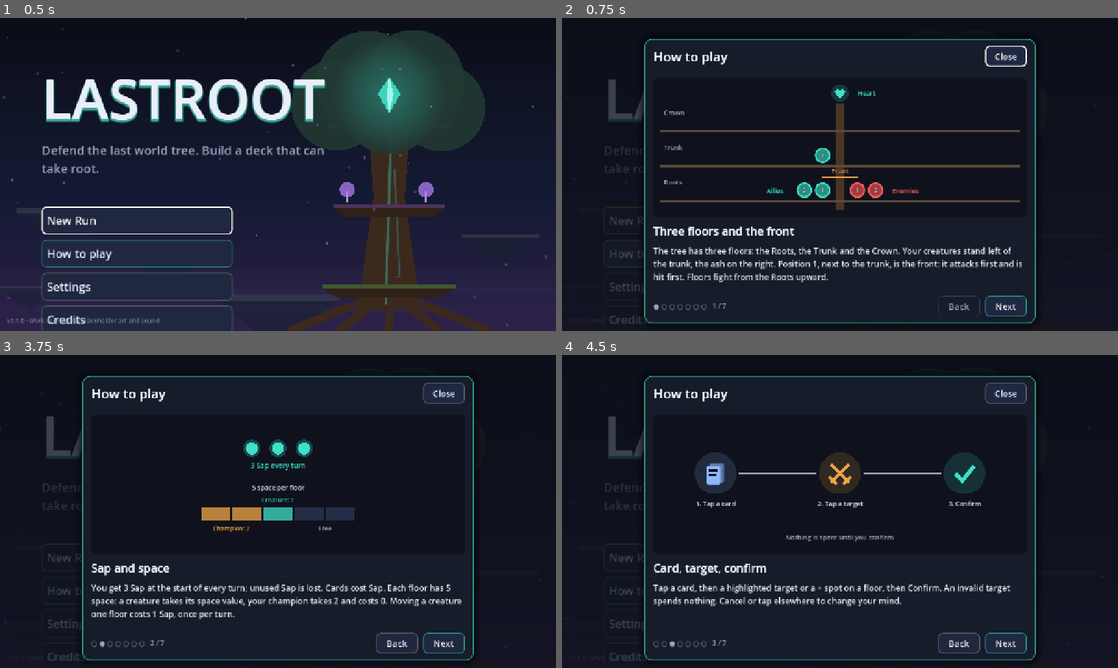
Above: before the commit, frames 1-4 (two rows, left to right).
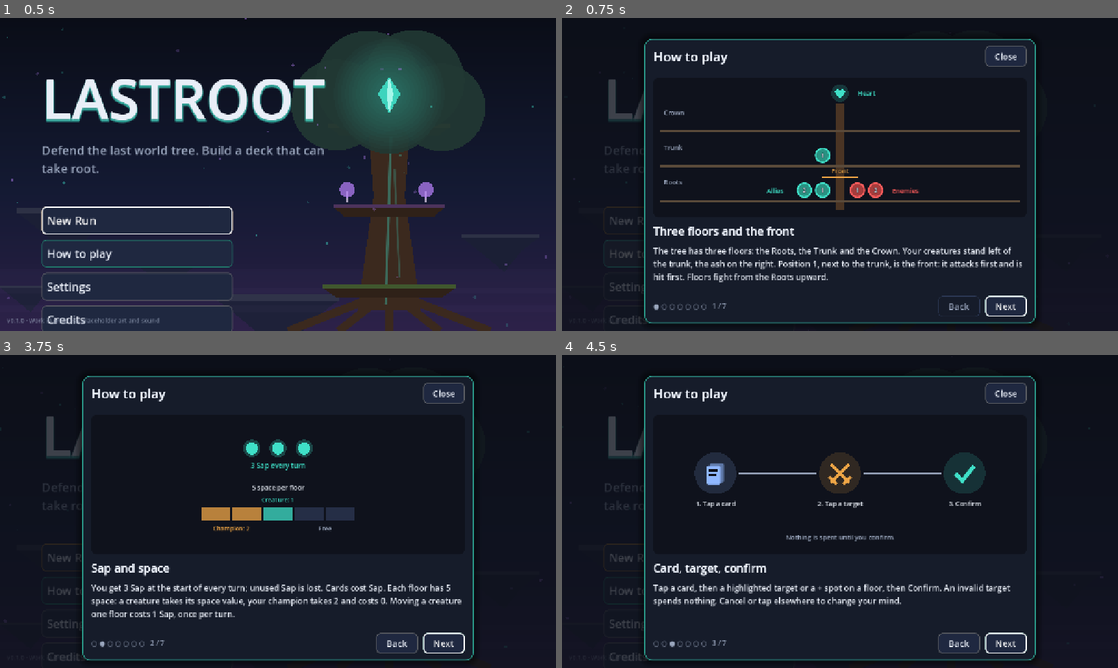
Above: after the commit, the same moments.

Repository: sebastianlistfeirup/Lastroot
Game: Godot game, scene res://scenes/boot/boot.tscn
The game is run twice, just before and just after one commit, with the same random seed, the same clock (stepped at 60 frames per second) and the same inputs.
Inputs:
- Up to frame 1 (0.5 s): no input
- Up to frame 2 (0.75 s): click "How to play" at 0.5 s
- Up to frame 3 (3.75 s): click "Settings" at 1.25 s; click "New Run" at 2 s; click "New Run" at 2.75 s; click "Next" at 3.5 s
- Up to frame 4 (4.5 s): click "Next" at 4.25 s

Frame 1 is identical in both runs. In frame 2, 0.2% of the frame differs, in the area x 76-84%, y 8-96%; in frame 3, 0.1%; in frame 4, 0.1%.

Commit message:
LR-28 groundwork: keyboard/pad navigation and focus rings on meta screens, pad A/B/Start ui events, glyph markers for colour-only states, accessibility doc, keyboard smoke checks
Co-Authored-By: Claude Opus 5.5 <noreply@anthropic.com>
Claude-Session: https://claude.ai/code/session_014NxcUrdW69Hpwat6boxt2N

Diff:
--- a/localization/translations.csv
+++ b/localization/translations.csv
@@ -113,6 +113,7 @@
 Next,Næste
 Not taken,Ikke valgt
 Now,Nu
+Selected,Valgt
 Won,Vundet
 You,Dig
 Battle %d/6,Kamp %d/6
--- a/scenes/tests/meta_smoke.gd
+++ b/scenes/tests/meta_smoke.gd
@@ -30,6 +30,7 @@
 	await _pause_cases()
 	await _resume_cases()
 	await _howto_cases()
+	await _keyboard_cases()
 	_restore_save()
 	var ms: int = Time.get_ticks_msec() - t0
 	for f in failures:
@@ -589,3 +590,132 @@
 	await press(p, "PauseHowToButton")
 	ok((p.find_child("HowToPlayPanel", true, false) as Control).visible, "How to play from the pause menu")
 	await unmount(s)
+
+
+# ------------------------------------------------- LR-28 keyboard / pad
+
+## Sends a ui_* action (press + release, as a key or pad button would) into
+## the screen's own viewport, like a real keyboard or controller.
+func key(screen: Node, action: String) -> void:
+	var vp: Viewport = screen.get_viewport()
+	for pressed: bool in [true, false]:
+		var ev := InputEventAction.new()
+		ev.action = action
+		ev.pressed = pressed
+		vp.push_input(ev)
+		await _frames(1)
+	step("key " + action)
+	await _frames(1)
+
+
+func focus_name(screen: Node) -> String:
+	var f: Control = screen.get_viewport().gui_get_focus_owner()
+	return str(f.name) if f else ""
+
+
+func _keyboard_cases() -> void:
+	_case = "pad_events"
+	var accept_pad := false
+	for e: InputEvent in InputMap.action_get_events("ui_accept"):
+		if e is InputEventJoypadButton and (e as InputEventJoypadButton).button_index == JOY_BUTTON_A:
+			accept_pad = true
+	ok(accept_pad, "pad A is mapped to ui_accept")
+	var cancel_pad := false
+	for e: InputEvent in InputMap.action_get_events("ui_cancel"):
+		if e is InputEventJoypadButton and (e as InputEventJoypadButton).button_index == JOY_BUTTON_B:
+			cancel_pad = true
+	ok(cancel_pad, "pad B is mapped to ui_cancel")
+
+	_case = "keyboard_menu"
+	SaveService.delete_run()
+	var m: Control = await mount(MENU, {})
+	await _frames(2)
+	ok(focus_name(m) == "NewRunButton", "initial focus on New Run (got %s)" % focus_name(m))
+	await key(m, "ui_down")
+	ok(focus_name(m) == "HowToButton", "ui_down moves to the next menu button (got %s)" % focus_name(m))
+	await key(m, "ui_accept")
+	var h: HowToPlayPanel = m.find_child("HowToPlayPanel", true, false) as HowToPlayPanel
+	ok(h.visible and focus_name(m) == "NextPage", "How to play opens with focus on Next")
+	await key(m, "ui_right")
+	ok(h.page == 1, "ui_right flips the page")
+	await key(m, "ui_cancel")
+	ok(not h.visible, "ui_cancel closes How to play")
+	await _frames(1)
+	(m.find_child("NewRunButton", true, false) as Control).grab_focus()
+	await key(m, "ui_accept")
+	ok((m as MainMenu).view == "faction", "ui_accept on New Run opens champion select")
+	await _frames(2)
+	ok(focus_name(m) == "Choose_BARK", "champion select focuses the first champion (got %s)" % focus_name(m))
+	await key(m, "ui_cancel")
+	ok((m as MainMenu).view == "title", "ui_cancel goes back to the title")
+	(m.find_child("NewRunButton", true, false) as Control).grab_focus()
+	await key(m, "ui_accept")
+	await _frames(2)
+	await key(m, "ui_right")
+	var chosen: String = focus_name(m)
+	ok(chosen == "Choose_SPORE", "ui_right moves to the other champion (got %s)" % chosen)
+	await key(m, "ui_accept")
+	ok(GameSession.phase() == "battle" and GameSession.run.get("main_faction", "") == chosen.trim_prefix("Choose_"), "ui_accept starts the run with the focused champion")
+	await unmount(m)
+
+	_case = "keyboard_reward"
+	var s: Control = await mount(RUN, MetaFixtures.reward_slot("card"))
+	await _frames(2)
+	var slot: Dictionary = RunReducer.current_slot(GameSession.run)
+	ok(focus_name(s) == "Offer_" + str(slot["offer"][0]), "initial focus on the first offer (got %s)" % focus_name(s))
+	await key(s, "ui_right")
+	var picked: String = focus_name(s).trim_prefix("Offer_")
+	ok(picked == str(slot["offer"][1]), "ui_right moves to the next card (got %s)" % picked)
+	await key(s, "ui_accept")
+	await _frames(2)
+	ok((s as RunScreen).sel_offer == picked, "ui_accept selects the focused card")
+	ok(focus_name(s) == "ConfirmButton", "focus jumps to the enabled confirm button (got %s)" % focus_name(s))
+	var deck_n: int = (GameSession.run["deck"] as Array).size()
+	await key(s, "ui_accept")
+	await _frames(2)
+	ok((GameSession.run["deck"] as Array).size() == deck_n + 1 and str(GameSession.run["deck"][-1]["def_id"]) == picked, "ui_accept claims the card")
+	ok(RunReducer.current_slot(GameSession.run).get("type", "") == "mutation", "next slot shown")
+	ok(focus_name(s).begins_with("Offer_"), "focus lands on the new offers (got %s)" % focus_name(s))
+	await key(s, "ui_cancel")
+	var p: PauseMenu = _pause_of(s)
+	ok(p.is_open, "ui_cancel opens the pause menu on the run screen")
+	await _frames(2)
+	ok(focus_name(s) == "ResumeButton", "pause focuses Resume (got %s)" % focus_name(s))
+	await key(s, "ui_cancel")
+	ok(not p.is_open, "ui_cancel closes the pause menu")
+	await unmount(s)
+
+	_case = "keyboard_route"
+	s = await mount(RUN, MetaFixtures.route(1))
+	await _frames(2)
+	ok(focus_name(s).begins_with("Go_"), "route focuses a Travel button (got %s)" % focus_name(s))
+	var go: String = focus_name(s).trim_prefix("Go_")
+	await key(s, "ui_accept")
+	ok(GameSession.phase() == "node" and GameSession.run["node"]["id"] == go, "ui_accept travels to the focused node")
+	await unmount(s)
+
+	_case = "keyboard_overlays"
+	s = await mount(RUN, MetaFixtures.route(4))
+	await press(s, "DeckButton")
+	var dv: DeckViewer = s.find_child("DeckViewer", true, false) as DeckViewer
+	await _frames(2)
+	ok(dv.visible and dv.close_button.has_focus(), "deck viewer focuses Close")
+	await key(s, "ui_cancel")
+	ok(not dv.visible, "ui_cancel closes the deck viewer")
+	await unmount(s)
+	var r: Control = await mount(RESULT, MetaFixtures.won())
+	await _frames(2)
+	ok(focus_name(r) == "NewRunButton", "result focuses New run (got %s)" % focus_name(r))
+	await key(r, "ui_right")
+	ok(focus_name(r) == "MainMenuButton", "ui_right reaches Main menu")
+	await key(r, "ui_accept")
+	ok((r as ResultScreen).pending_scene == "menu", "ui_accept on Main menu")
+	await unmount(r)
+	var m2: Control = await mount(MENU, {})
+	(m2.find_child("SettingsButton", true, false) as Control).grab_focus()
+	await key(m2, "ui_accept")
+	var sp: SettingsPanel = m2.find_child("SettingsPanel", true, false) as SettingsPanel
+	ok(sp.visible, "settings opens from the keyboard")
+	await key(m2, "ui_cancel")
+	ok(not sp.visible, "ui_cancel closes settings")
+	await unmount(m2)
--- a/scripts/autoload/settings_service.gd
+++ b/scripts/autoload/settings_service.gd
@@ -27,6 +27,26 @@
 	process_mode = Node.PROCESS_MODE_ALWAYS
 	load_settings()
 	apply()
+	add_pad_ui_events()
+
+
+## Godot 4.5's default ui_accept / ui_cancel have no joypad buttons (the
+## d-pad and left stick are already on ui_up/down/left/right). Adds Xbox-style
+## A = accept, B and Start = cancel/back at runtime; project.godot stays as is.
+static func add_pad_ui_events() -> void:
+	var want := {"ui_accept": [JOY_BUTTON_A], "ui_cancel": [JOY_BUTTON_B, JOY_BUTTON_START]}
+	for action: String in want.keys():
+		if not InputMap.has_action(action):
+			continue
+		for btn: int in want[action]:
+			var has := false
+			for e: InputEvent in InputMap.action_get_events(action):
+				if e is InputEventJoypadButton and (e as InputEventJoypadButton).button_index == btn:
+					has = true
+			if not has:
+				var ev := InputEventJoypadButton.new()
+				ev.button_index = btn as JoyButton
+				InputMap.action_add_event(action, ev)
 
 
 ## Pushes the values into the engine-side singletons (Loc, UiKit, audio buses).
--- a/scripts/ui/flow/choice_tile.gd
+++ b/scripts/ui/flow/choice_tile.gd
@@ -10,6 +10,22 @@
 var selected: bool = false: set = set_selected
 var enabled: bool = true: set = set_enabled
 var box: VBoxContainer
+var _mark: ChoiceMark
+
+
+## Draws the "selected" check badge in the corner (glyph, not just colour).
+class ChoiceMark extends Control:
+	var tile: ChoiceTile
+
+	func _init() -> void:
+		mouse_filter = Control.MOUSE_FILTER_IGNORE
+
+	func _draw() -> void:
+		if tile == null or not tile.selected:
+			return
+		var c := Vector2(size.x - 6, 6)
+		draw_circle(c, 13.0, UiKit.LIFE)
+		MetaIcon.draw_icon(self, "check", c - Vector2(9, 9), 18.0, UiKit.BG)
 
 
 func _init() -> void:
@@ -19,6 +35,11 @@
 	box = UiKit.vbox(8)
 	box.mouse_filter = Control.MOUSE_FILTER_IGNORE
 	add_child(box)
+	_mark = ChoiceMark.new()
+	_mark.tile = self
+	add_child(_mark)
+	focus_entered.connect(_style)
+	focus_exited.connect(_style)
 	_style()
 
 
@@ -88,8 +109,17 @@
 	sb.content_margin_right = 16
 	sb.content_margin_top = 14
 	sb.content_margin_bottom = 14
+	if has_focus():
+		sb.expand_margin_left = 4
+		sb.expand_margin_right = 4
+		sb.expand_margin_top = 4
+		sb.expand_margin_bottom = 4
+		sb.shadow_color = Color(1, 1, 1, 0.9)
+		sb.shadow_size = 3
 	add_theme_stylebox_override("panel", sb)
 	modulate = Color.WHITE if enabled else Color(0.7, 0.7, 0.75, 1)
+	if _mark:
+		_mark.queue_redraw()
 
 
 func _gui_input(event: InputEvent) -> void:
@@ -99,7 +129,7 @@
 		press = mb.pressed and mb.button_index == MOUSE_BUTTON_LEFT
 	elif event is InputEventScreenTouch and not ProjectSettings.get_setting("input_devices/pointing/emulate_mouse_from_touch", true):
 		press = (event as InputEventScreenTouch).pressed  # otherwise the emulated mouse press handles it
-	elif event.is_action_pressed("ui_accept"):
+	elif event.is_action_pressed("ui_accept") and has_focus():
 		press = true
 	if press:
 		accept_event()
--- a/scripts/ui/flow/route_map.gd
+++ b/scripts/ui/flow/route_map.gd
@@ -217,6 +217,8 @@
 
 
 func _sublabel(n: Dictionary) -> String:
+	if n["id"] == selected:
+		return "✓ " + Loc.t("Selected")
 	match str(n["state"]):
 		"won": return Loc.t("Won")
 		"next": return Loc.t("Next")
--- a/scripts/ui/flow/run_header.gd
+++ b/scripts/ui/flow/run_header.gd
@@ -25,7 +25,9 @@
 	var heart: int = int(run.get("heart", 0))
 	var heart_max: int = int(run.get("heart_max", 0))
 	var heart_col: Color = UiKit.LIFE if heart * 3 > heart_max else UiKit.DANGER
-	row.add_child(_item("HeartChip", "heart", "%d/%d" % [heart, heart_max], heart_col, Loc.t("Heart"),
+	# Low Heart: a warning mark in the text, not only the red colour.
+	var heart_txt: String = ("! %d/%d" if heart * 3 <= heart_max else "%d/%d") % [heart, heart_max]
+	row.add_child(_item("HeartChip", "heart", heart_txt, heart_col, Loc.t("Heart"),
 		Loc.t("The world tree's Heart. Enemies that climb past the Crown damage it. At 0 the run is lost.") + "\n" +
 		Loc.t("Current %d of %d.") % [heart, heart_max]))
 	row.add_child(_item("ResinChip", "resin", str(int(run.get("resin", 0))), UiKit.AMBER, Loc.t("Resin"),
--- a/scripts/ui/flow/run_screen.gd
+++ b/scripts/ui/flow/run_screen.gd
@@ -34,6 +34,7 @@
 var _offer_views: Array = []
 var _confirm: Button
 var _last_size: Vector2 = Vector2.ZERO
+var _focus_confirm: bool = false
 
 
 func _ready() -> void:
@@ -129,12 +130,17 @@
 	_last_size = vp
 	portrait = UiKit.is_portrait(vp)
 	var key: String = _selection_owner()
+	var same_screen: bool = key == _sel_owner
 	if key != _sel_owner:
 		sel_offer = ""
 		sel_instance = -1
 		sel_node = ""
 		_sel_owner = key
 	var keep_scroll: int = _scroll.scroll_vertical
+	var focus_name: String = ""
+	var fo: Control = get_viewport().gui_get_focus_owner()
+	if fo != null and _body.is_ancestor_of(fo) and same_screen:
+		focus_name = fo.name
 	_header.build(run, portrait)
 	var side: int = maxi(0, int((vp.x - 1560.0) * 0.5)) if not portrait else 0
 	_pad.add_theme_constant_override("margin_left", side)
@@ -153,6 +159,54 @@
 	_backdrop.tree_x = 0.86
 	_backdrop.show_tree = not portrait
 	_set_scroll.call_deferred(keep_scroll)
+	if _focus_confirm and _confirm != null and not _confirm.disabled:
+		focus_name = "ConfirmButton"
+	_focus_confirm = false
+	_restore_focus.call_deferred(focus_name)
+
+
+## Keyboard / pad: keep focus on the same control across re-renders, or put
+## it on the most useful control of the new screen.
+func _restore_focus(focus_name: String) -> void:
+	if not is_inside_tree() or _pause.is_open or _deck.visible:
+		return
+	var target: Control = null
+	if focus_name != "":
+		target = _body.find_child(focus_name, true, false) as Control
+	if target == null or not target.is_visible_in_tree() or (target is BaseButton and (target as BaseButton).disabled):
+		target = default_focus()
+	if target != null:
+		target.grab_focus()
+
+
+func default_focus() -> Control:
+	var order: Array = []
+	if _confirm != null and not _confirm.disabled:
+		order.append(_confirm)
+	for n in ["Upgrade_attack_2", "RemoveButton"]:
+		order.append(_body.find_child(n, true, false))
+	if sel_node != "":
+		order.append(_body.find_child("Go_" + sel_node, true, false))
+	var offers: Node = _body.find_child("Offers", true, false)
+	if offers and offers.get_child_count() > 0:
+		order.append(offers.get_child(0))
+	var opts: Node = _body.find_child("RouteOptions", true, false)
+	if opts and opts.get_child_count() > 0:
+		order.append(opts.get_child(0).find_child("Go_*", true, false))
+	if sel_instance >= 0:
+		var panel: Node = _body.find_child("UpgradePanel", true, false)
+		if panel:
+			order.append(panel.find_child("Upgrade_*", true, false))
+	var grid: Node = _body.find_child("DeckGrid", true, false)
+	if grid and grid.get_child_count() > 0:
+		order.append(grid.get_child(0))
+	order.append(_body.find_child("LeaveButton", true, false))
+	for c: Variant in order:
+		if c is Control and (c as Control).focus_mode != Control.FOCUS_NONE and (c as Control).is_visible_in_tree():
+			if c is BaseButton and (c as BaseButton).disabled:
+				continue
+			return c
+	return null
 
 
 func _set_scroll(v: int) -> void:
@@ -257,6 +311,9 @@
 func select_offer(id: String) -> void:
 	AudioService.play("card_hover")
 	sel_offer = id
+	# Keyboard / pad: after choosing, the next step (confirm) gets focus.
+	var fo: Control = get_viewport().gui_get_focus_owner()
+	_focus_confirm = fo != null and _body.is_ancestor_of(fo)
 	render()
 
 
@@ -323,7 +380,6 @@
 		before.name = "Before"
 		var after := CardView.new().setup(champ_id, "", pid, to_rank)
 		after.name = "After"
-		after.selected = true
 		cards.add_child(_labelled(before, Loc.t("Now")))
 		cards.add_child(_arrow())
 		cards.add_child(_labelled(after, Loc.t("After")))
@@ -468,7 +524,7 @@
 	t.add_text(RunText.node_gives(type), 18, UiKit.TEXT)
 	var warn: String = RunText.node_warning(type, run)
 	if warn != "":
-		t.add_text(warn, 16, UiKit.AMBER)
+		t.add_text("⚠ " + warn, 16, UiKit.AMBER)
 	t.selected = sel_node == opt["id"]
 	var oid: String = opt["id"]
 	t.pressed.connect(func() -> void:
@@ -589,7 +645,6 @@
 	cards.add_child(_labelled(CardView.new().setup(inst["def_id"], "", "", 0, int(inst["instance_id"])), Loc.t("Now")))
 	cards.add_child(_arrow())
 	var after := CardView.new().setup(inst["def_id"], str(u["id"]), "", 0, int(inst["instance_id"]))
-	after.selected = true
 	cards.add_child(_labelled(after, Loc.t("After")))
 	v.add_child(cards)
 	var b := UiKit.button(Loc.t("Upgrade: %s for %d Resin") % [CardView._upgrade_label(def, u["id"]), price], UiKit.AMBER, 20)
@@ -601,7 +656,7 @@
 	b.pressed.connect(func() -> void: send({"type": "camp_upgrade", "card": iid, "upgrade": uid}))
 	v.add_child(b)
 	if resin < price:
-		v.add_child(UiKit.label(Loc.t("Not enough Resin: you need %d more.") % (price - resin), 16, UiKit.DANGER))
+		v.add_child(UiKit.label("✕ " + Loc.t("Not enough Resin: you need %d more.") % (price - resin), 16, UiKit.DANGER))
 	return p
 
 
@@ -638,7 +693,7 @@
 		b.pressed.connect(func() -> void: send({"type": "remove_card", "card": iid}))
 		v.add_child(b)
 		if block != "":
-			v.add_child(UiKit.label(block, 16, UiKit.DANGER))
+			v.add_child(UiKit.label("✕ " + block, 16, UiKit.DANGER))
 		h.add_child(v)
 		panel.add_child(h)
 	if block != "" and sel.is_empty():
@@ -675,7 +730,7 @@
 	t2.add_title("heart", Loc.t("Heal the Heart 8"))
 	t2.add_text(Loc.t("Heart %d/%d → %d/%d") % [heart, hmax, mini(hmax, heart + 8), hmax], 20, UiKit.TEXT)
 	if heart >= hmax:
-		t2.add_text(Loc.t("The Heart is already full: healing would do nothing."), 16, UiKit.AMBER)
+		t2.add_text("⚠ " + Loc.t("The Heart is already full: healing would do nothing."), 16, UiKit.AMBER)
 	var b2 := UiKit.button(Loc.t("Heal the Heart"), UiKit.LIFE, 20)
 	b2.name = "Encounter_heal"
 	b2.custom_minimum_size = Vector2(0, 56)
--- a/scripts/ui/menu/how_to_play_panel.gd
+++ b/scripts/ui/menu/how_to_play_panel.gd
@@ -84,6 +84,27 @@
 	AudioService.play("ui_click")
 	page = clampi(i, 0, pages().size() - 1)
 	rebuild()
+	var f: Control = initial_focus()
+	if f:
+		f.grab_focus.call_deferred()
+
+
+func initial_focus() -> Control:
+	var n: Button = footer.find_child("NextPage", true, false) as Button if footer else null
+	return n if n else close_button
+
+
+## Left / right flip pages too.
+func _unhandled_input(event: InputEvent) -> void:
+	if visible and event.is_action_pressed("ui_right") and page < page_count() - 1 and not (get_viewport().gui_get_focus_owner() is Slider):
+		get_viewport().set_input_as_handled()
+		goto_page(page + 1)
+		return
+	if visible and event.is_action_pressed("ui_left") and page > 0:
+		get_viewport().set_input_as_handled()
+		goto_page(page - 1)
+		return
+	super(event)
 
 
 func page_count() -> int:
--- a/scripts/ui/menu/main_menu.gd
+++ b/scripts/ui/menu/main_menu.gd
@@ -239,6 +239,8 @@
 
 
 func _unhandled_input(event: InputEvent) -> void:
+	if _settings.visible or _credits.visible or _howto.visible or _dialog.visible:
+		return
 	if view == "faction" and event.is_action_pressed("ui_cancel"):
 		get_viewport().set_input_as_handled()
 		AudioService.play("ui_cancel")
@@ -274,7 +276,8 @@
 	scroll.add_child(holder)
 	for f: String in ["BARK", "SPORE"]:
 		holder.add_child(_faction_panel(f, portrait))
-	back.grab_focus.call_deferred()
+	var first: Button = holder.find_child("Choose_BARK", true, false) as Button
+	(first if first else back).grab_focus.call_deferred()
 
 
 func _faction_panel(faction: String, portrait: bool) -> Control:
--- a/scripts/ui/menu/message_dialog.gd
+++ b/scripts/ui/menu/message_dialog.gd
@@ -32,6 +32,12 @@
 		footer.add_child(b)
 
 
+func initial_focus() -> Control:
+	if footer and footer.get_child_count() > 0:
+		return footer.get_child(footer.get_child_count() - 1) as Control
+	return close_button
+
+
 func _layout() -> void:
 	max_size.y = 380.0 if not is_portrait() else 520.0
 	super()
--- a/scripts/ui/menu/meta_modal.gd
+++ b/scripts/ui/menu/meta_modal.gd
@@ -31,8 +31,14 @@
 func open() -> void:
 	visible = true
 	rebuild()
-	if close_button:
-		close_button.grab_focus.call_deferred()
+	var f: Control = initial_focus()
+	if f:
+		f.grab_focus.call_deferred()
+
+
+## Control that gets keyboard / pad focus when the overlay opens.
+func initial_focus() -> Control:
+	return close_button
 
 
 func close() -> void:
--- a/scripts/ui/menu/settings_panel.gd
+++ b/scripts/ui/menu/settings_panel.gd
@@ -26,8 +26,13 @@
 
 func _on_settings_changed() -> void:
 	if visible:
+		var fo: Control = get_viewport().gui_get_focus_owner()
+		var fname: String = fo.name if fo != null and is_ancestor_of(fo) else ""
 		title_text = Loc.t("Settings")
 		rebuild()
+		var t: Control = body.find_child(fname, true, false) as Control if fname != "" else null
+		if t:
+			t.grab_focus.call_deferred()
 
 
 func _build() -> void:
@@ -63,7 +68,8 @@
 	for opt: Array in options:
 		var val: Variant = opt[0]
 		var sel: bool = _same(val, current)
-		var b := UiKit.button(str(opt[1]), UiKit.LIFE if sel else UiKit.ASH, 18)
+		var b := UiKit.button(("✓ " if sel else "") + str(opt[1]), UiKit.LIFE if sel else UiKit.ASH, 18)
+		b.name = "Opt_%s_%s" % [title.to_snake_case().left(12), str(val).replace(".", "_")]
 		b.custom_minimum_size = Vector2(UiKit.MIN_HIT * 2, UiKit.MIN_HIT)
 		b.toggle_mode = true
 		b.button_pressed = sel
--- a/scripts/ui/ui_kit.gd
+++ b/scripts/ui/ui_kit.gd
@@ -186,6 +186,7 @@
 static func vscroll() -> ScrollContainer:
 	var s := ScrollContainer.new()
 	s.horizontal_scroll_mode = ScrollContainer.SCROLL_MODE_DISABLED
+	s.follow_focus = true  # keyboard / pad focus scrolls into view
 	s.size_flags_vertical = Control.SIZE_EXPAND_FILL
 	s.size_flags_horizontal = Control.SIZE_EXPAND_FILL
 	return s
--- a/scripts/ui/widgets/card_art.gd
+++ b/scripts/ui/widgets/card_art.gd
@@ -8,6 +8,9 @@
 var def: Dictionary = {}
 var upgraded: bool = false
 var portrait: Texture2D = null
+## State markers drawn as glyphs, so selection / unplayable never rely on colour.
+var selected: bool = false
+var unplayable: bool = false
 
 
 func _init() -> void:
@@ -60,6 +63,15 @@
 	draw_rect(Rect2(0, h - 3.0, w, 3.0), Color(fc, 0.55))
 	if champ:
 		_star(Vector2(12, 12), 7.0, UiKit.AMBER)
+	if selected:
+		var sc := Vector2(13, h - 13)
+		draw_circle(sc, 11.0, UiKit.LIFE)
+		MetaIcon.draw_icon(self, "check", sc - Vector2(8, 8), 16.0, UiKit.BG)
+	if unplayable:
+		var uc := Vector2(w - 13, h - 13)
+		draw_circle(uc, 11.0, Color(UiKit.BG, 0.95))
+		draw_arc(uc, 10.0, 0, TAU, 20, UiKit.TEXT_DIM, 2.0, true)
+		draw_line(uc + Vector2(-6, 6), uc + Vector2(6, -6), UiKit.TEXT_DIM, 2.5, true)
 	if upgraded:
 		# Upgrade ribbon in the corner (plus the text line on the card).
 		var r := PackedVector2Array([Vector2(w - 34, 0), Vector2(w, 0), Vector2(w, 34)])
--- a/scripts/ui/widgets/card_view.gd
+++ b/scripts/ui/widgets/card_view.gd
@@ -38,6 +38,9 @@
 func _init() -> void:
 	custom_minimum_size = Vector2(W, H)
 	mouse_filter = Control.MOUSE_FILTER_STOP
+	focus_mode = Control.FOCUS_ALL  # keyboard / pad: arrows move, ui_accept = tap
+	focus_entered.connect(_apply_style)
+	focus_exited.connect(_apply_style)
 	var v := VBoxContainer.new()
 	v.add_theme_constant_override("separation", 3)
 	v.mouse_filter = Control.MOUSE_FILTER_IGNORE
@@ -257,7 +260,19 @@
 	if selected:
 		sb.shadow_color = Color(UiKit.LIFE, 0.35)
 		sb.shadow_size = 8
+	if has_focus():
+		# Focus ring: white outline outside the frame, independent of state colours.
+		sb.expand_margin_left = 4
+		sb.expand_margin_right = 4
+		sb.expand_margin_top = 4
+		sb.expand_margin_bottom = 4
+		sb.shadow_color = Color(1, 1, 1, 0.9)
+		sb.shadow_size = 3
 	add_theme_stylebox_override("panel", sb)
+	if _art:
+		_art.selected = selected
+		_art.unplayable = not playable
+		_art.queue_redraw()
 	modulate = Color(1, 1, 1, 1) if playable else Color(0.62, 0.62, 0.66, 1)
 
 
@@ -269,6 +284,8 @@
 	elif event is InputEventScreenTouch and not ProjectSettings.get_setting("input_devices/pointing/emulate_mouse_from_touch", true):
 		# With mouse emulation on, the emulated click already arrives; don't fire twice.
 		press = (event as InputEventScreenTouch).pressed
+	elif event.is_action_pressed("ui_accept") and has_focus():
+		press = true
 	if press:
 		accept_event()
 		pressed.emit()
Not shown, added: docs/ACCESSIBILITY.md
